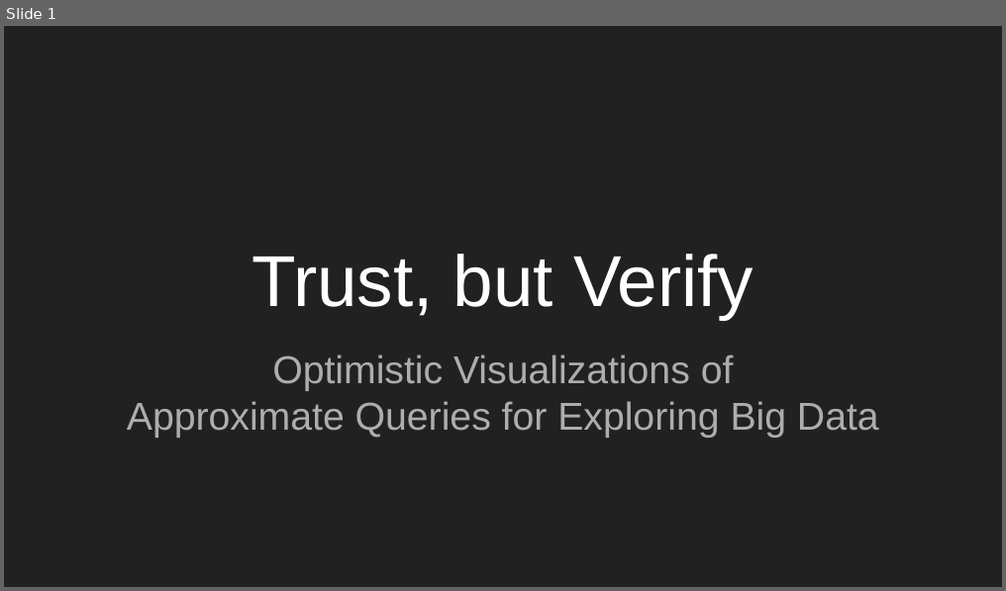
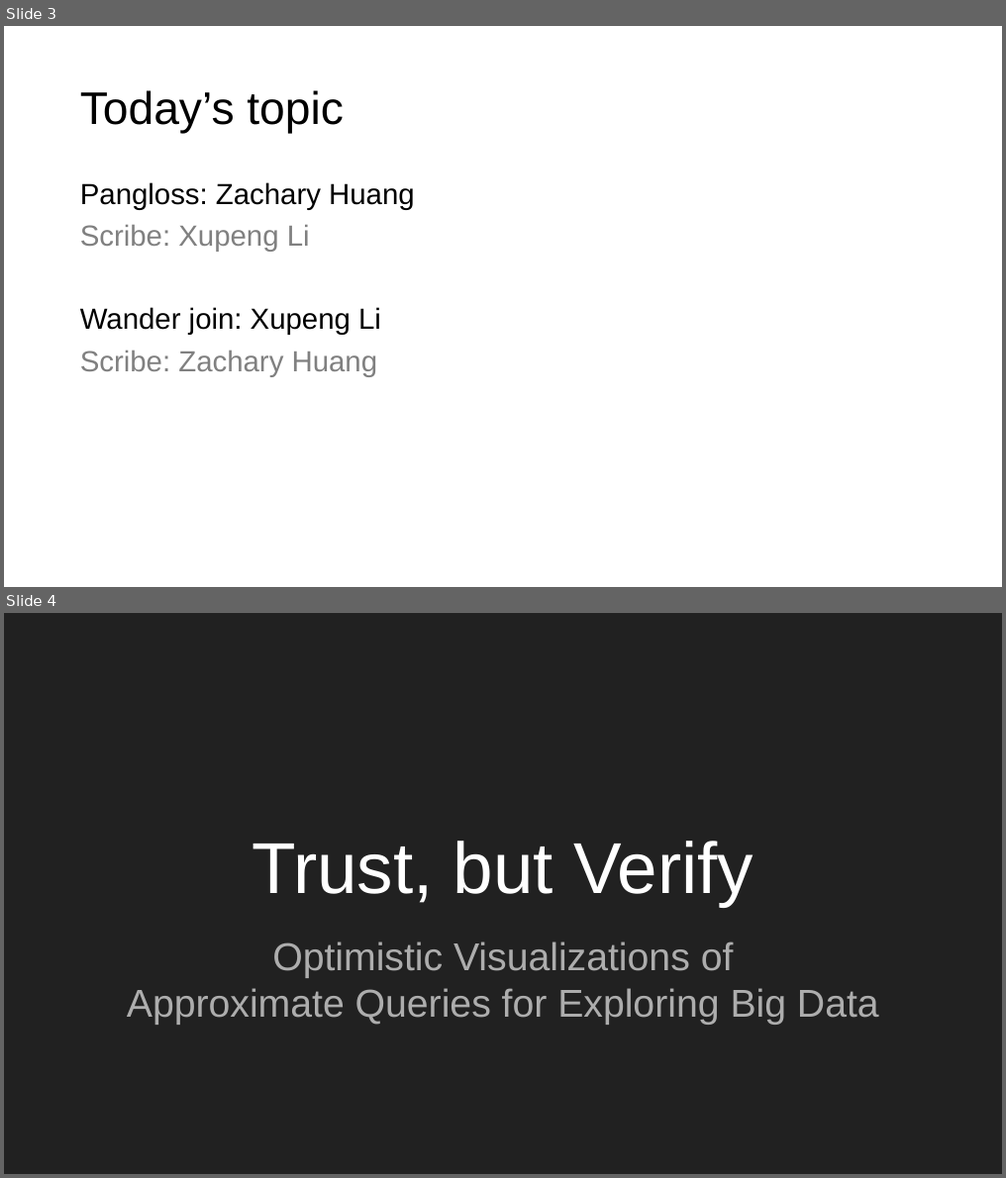
Before and after one commit to columbiaviz/columbiaviz.github.io, a slide deck: 2020s_w6998/lecs/07_approximation.pptx. Shown one above the other, each under a label of ours: slide 1 before the commit, slides 3 and 4 after it. The pictures are 1006x591 and 1006x1178 pixels, drawn with LibreOffice and Linux fonts; fonts in the diff are those of the drawing. Boxes give left, top, right and bottom in pixels: in the first picture for what was removed or moved away, otherwise in the second. Text is boxed around its words. In the diff, an @@ line names an element or a change of style, - is before the commit and + after.

```diff
--- a/2020s_w6998/lecs/07_approximation.pptx
+++ b/2020s_w6998/lecs/07_approximation.pptx
@@ slide 3 added at <box>4,26,1002,587</box>, background #FFFFFF @@
@@ title added at <box>80,90,344,134</box>, 44 pt, text #000000 @@
+Today’s topic
@@ text added at <box>80,182,415,377</box>, 28 pt, text #000000 @@
+Pangloss: Zachary Huang
+Scribe: Xupeng Li
+Wander join: Xupeng Li
+Scribe: Zachary Huang
@@ what was slide 1 is now slide 4 @@
```
Also in this commit, not shown: 27 slides changed, 11 other slides added, 1 slide removed, 1 other file.
